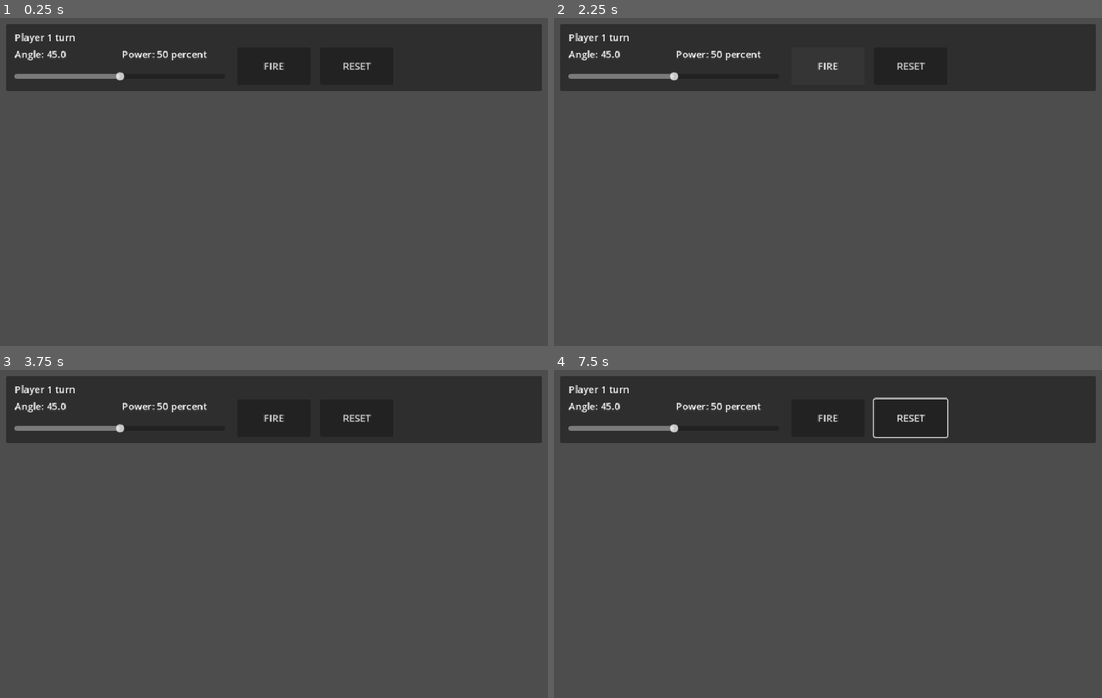
Above: before the commit, frames 1-4 (two rows, left to right).
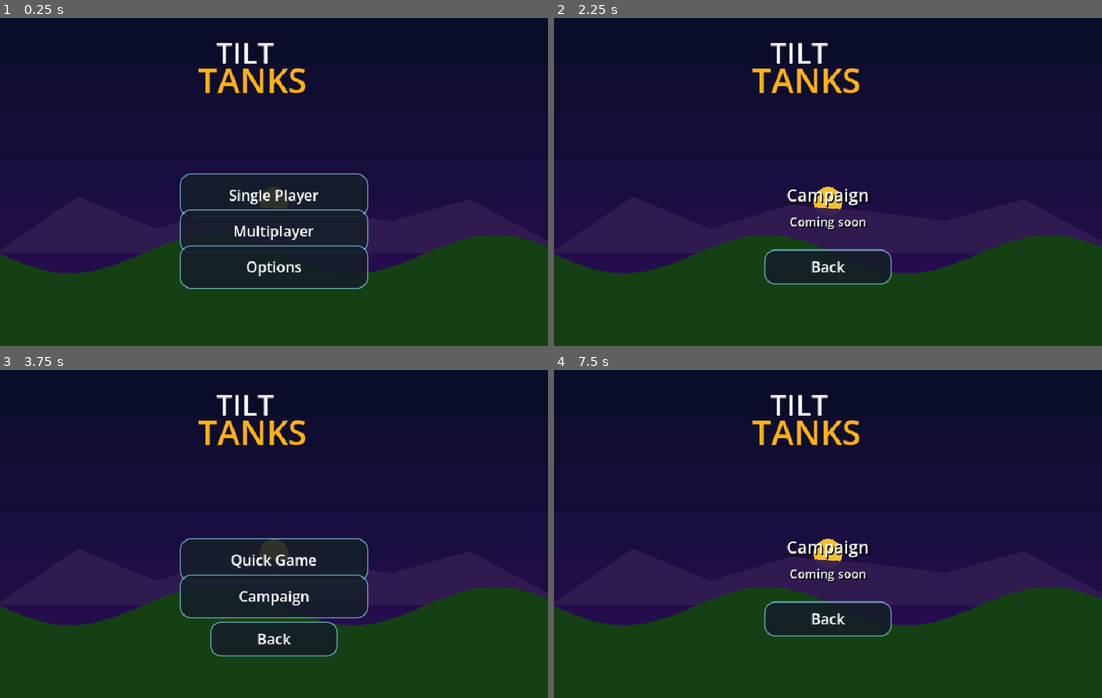
Above: after the commit, the same moments.

Repository: nwrowe/tilt-tanks
Game: Godot game, scene res://scenes/Main.tscn
Same seed, same stepped clock (60 frames per second), same inputs: the game is played once before the commit and once after it.
Inputs (mouse positions are in pixels of both pictures, inside the frame that each line leads up to):
- Up to frame 1 (0.25 s): no input
- Up to frame 2 (2.25 s): click (828, 195) at 0.5 s, where only the run after the commit has a clickable "Single Player"; click (828, 244) at 1.25 s, where only the run after the commit has a clickable "Campaign"; click (828, 67) at 2 s, where only the run before the commit has a clickable "FIRE"
- Up to frame 3 (3.75 s): click (274, 619) at 2.75 s, where only the run after the commit has a clickable "Back"; click (274, 547) at 3.5 s, where only the run after the commit has a clickable "Single Player"
- Up to frame 4 (7.5 s): click (828, 596) at 4.25 s, where only the run after the commit has a clickable "Campaign"; click (910, 419) at 5 s, where only the run before the commit has a clickable "RESET"; move the mouse to (948, 517) at 5.77 s; hold Right 5.78-6.5 s; hold R 5.78-6.5 s; click (948, 517) at 5.92 s; drag from (718, 550) to (800, 599) at 6.52 s; move the mouse to (882, 461) at 7.27 s; hold Right from 7.28 s (still down); hold R from 7.28 s (still down)

The runs differ from the first frame. In frame 1, 97% of the frame differs, in the area x 0-100%, y 0-100%; in frame 2, 98%; in frame 3, 97%; in frame 4, 97%.
Error before the commit: Parse Error: Could not resolve class "res://scripts/MainHybridModes15.gd". (res://scripts/core/MainGame.gd:1)

Commit message:
Revert MainHybridModes12 flatten after parse cascade

Diff:
--- a/scripts/MainHybridModes12.gd
+++ b/scripts/MainHybridModes12.gd
@@ -1,8 +1,4 @@
-extends "res://scripts/MainHybridModes9.gd"
-
-# Consolidated compatibility layer while flattening the legacy chain.
-# MainHybridModes11.gd and MainHybridModes10.gd have been folded into this file
-# so the active chain now skips them.
+extends "res://scripts/MainHybridModes11.gd"
 
 const SNOW_LINE_Y: float = 315.0
 const SNOW_UPHILL_BLOCK_SLOPE: float = 0.58
@@ -10,19 +6,6 @@
 const SNOW_SLIDE_SPEED: float = 70.0
 const SNOW_DRIVE_MULT: float = 0.72
 const SNOW_EDGE_WIDTH: float = 7.0
-
-const VAR_TERRAIN_MIN_Y: float = 245.0
-const VAR_TERRAIN_MAX_Y: float = 560.0
-const VAR_START_MIN_Y: float = 390.0
-const VAR_START_MAX_Y: float = 500.0
-const VAR_CONTROL_SPACING_MIN: float = 58.0
-const VAR_CONTROL_SPACING_MAX: float = 108.0
-const VAR_SLOPE_KICK: float = 150.0
-const VAR_DETAIL_WAVE_AMOUNT: float = 17.0
-
-const WATER_CONNECTED_MARGIN: float = 2.0
-const WATER_DRIVE_SPEED_MULT: float = 0.42
-const WATER_FLOAT_TANK_SUBMERGENCE: float = 0.50
 
 func _ready() -> void:
 	super._ready()
@@ -136,6 +119,7 @@
 
 	var slope: float = _terrain_slope_at_x(x)
 	var blocked: bool = false
+	# Positive slope means downhill to the right; negative means downhill to the left.
 	var downhill_direction: float = signf(slope)
 	var moving_uphill: bool = input_direction != 0.0 and signf(input_direction) == -downhill_direction and absf(slope) > SNOW_UPHILL_BLOCK_SLOPE
 	if moving_uphill:
